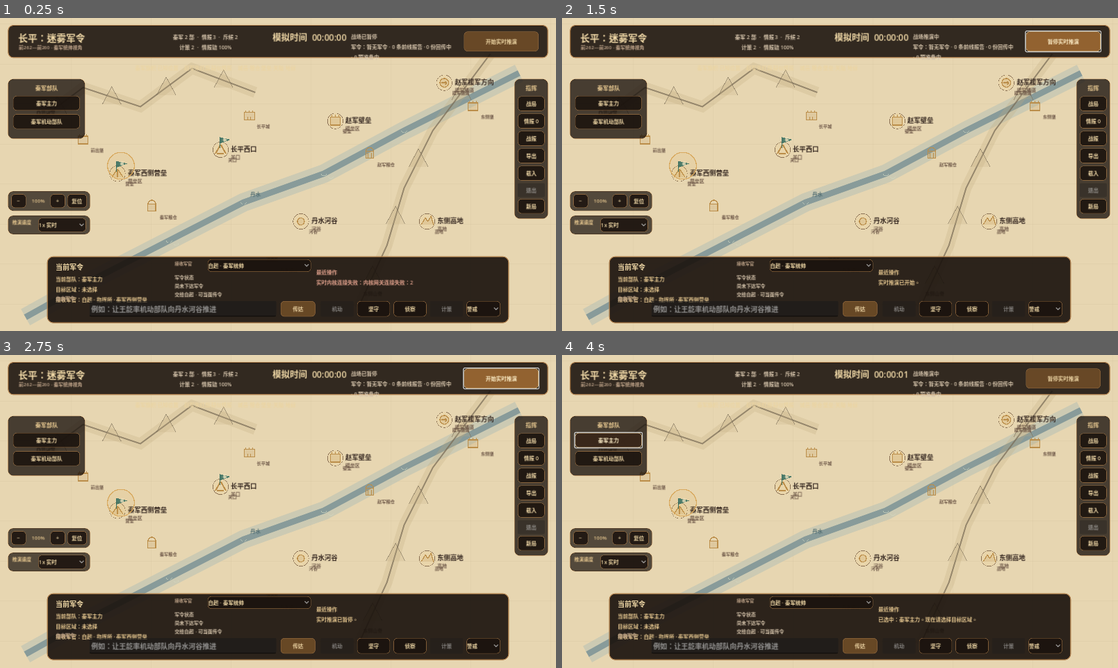
Above: before the commit, frames 1-4 (two rows, left to right).
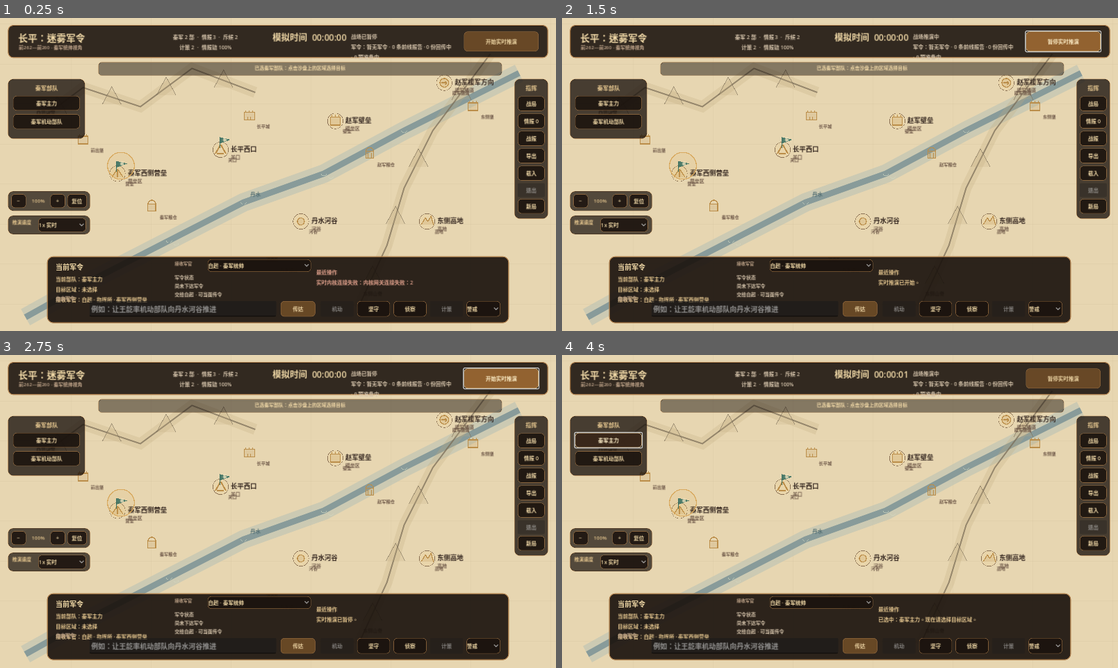
Above: after the commit, the same moments.

Repository: x21007997-boop/my-ai-Battlefield
Game: Godot game, scene res://scenes/Main.tscn
Same seed, same stepped clock (60 frames per second), same inputs: the game is played once before the commit and once after it.
Inputs:
- Up to frame 1 (0.25 s): no input
- Up to frame 2 (1.5 s): click "传达" at 0.5 s; click "开始实时推演" at 1.25 s
- Up to frame 3 (2.75 s): click "暂停实时推演" at 2 s
- Up to frame 4 (4 s): click "开始实时推演" at 2.75 s; click "秦军主力" at 3.5 s

The runs differ from the first frame. In frame 1, 3.2% of the frame differs, in the area x 17-91%, y 14-19%; in frame 2, 3.2%; in frame 3, 3.2%; in frame 4, 3.2%.

Commit message:
feat: improve battlefield command guidance and layout checks

Diff:
--- a/godot/scripts/main.gd
+++ b/godot/scripts/main.gd
@@ -81,6 +81,7 @@
 var battle_label: RichTextLabel
 var speed_option: OptionButton
 var new_battle_button: Button
+var guide_label: Label
 
 const TASK_COMMANDS := [
 	{"type": "guard", "label": "警戒"},
@@ -425,8 +426,15 @@
 	run_button.pressed.connect(_toggle_running)
 	top_bar.add_child(run_button)
 
-	var visual_hint := _add_label(hud, "秦军旗帜·已知位置    赵军朱红旗·疑似情报    城邑·粮仓·堡垒·关隘·地标", Rect2(116, 104, 760, 22), 12, Color(0.92, 0.83, 0.63, 0.88))
-	visual_hint.horizontal_alignment = HORIZONTAL_ALIGNMENT_CENTER
+	var guide_panel := Panel.new()
+	guide_panel.position = Vector2(226, 101)
+	guide_panel.size = Vector2(930, 32)
+	guide_panel.mouse_filter = Control.MOUSE_FILTER_IGNORE
+	guide_panel.add_theme_stylebox_override("panel", _panel_style(Color(0.10, 0.07, 0.05, 0.48), Color(0.66, 0.47, 0.27, 0.58), 8, 1))
+	hud.add_child(guide_panel)
+	guide_label = _add_label(guide_panel, "", Rect2(12, 5, 906, 22), 11, Color("#f0d8a6"))
+	guide_label.horizontal_alignment = HORIZONTAL_ALIGNMENT_CENTER
+	guide_label.mouse_filter = Control.MOUSE_FILTER_IGNORE
 
 	var unit_rail := Panel.new()
 	unit_rail.position = Vector2(18, 140)
@@ -1818,6 +1826,8 @@
 	if clock_label == null:
 		return
 	clock_label.text = "模拟时间  %02d:%02d:%02d" % [int(sim_time / 3600), int(sim_time / 60) % 60, sim_time % 60]
+	if guide_label != null:
+		guide_label.text = _guide_text()
 	var mode := "战场推演中" if running else "战场已暂停"
 	if engine_connected and not replay_mode:
 		mode = "战场推演中" if running else "战场已暂停"
@@ -1900,6 +1910,24 @@
 	sand_table.set_selection(selected_unit_id, selected_target_area_id)
 	sand_table.set_commander_layers(friendly_units, reported_signals, order, pending_observations, sim_time)
 
+func _guide_text() -> String:
+	if replay_mode:
+		return "回放模式：拖动时间轴查看军令、行军与前线回报的先后关系"
+	if outcome.size() > 0:
+		return "战役已结束：打开“战局”查看复盘，或点击右侧“新局”重新开始"
+	var order_status := str(order.get("status", "")) if not order.is_empty() else ""
+	if order_status in ["transmitting", "executing"]:
+		return "军令已下达：继续推进时间，观察传令、行军和副将回报"
+	if _pending_observation_count() > 0 or _preparing_strategy_count() > 0:
+		return "前线正在回传：继续推进时间，等待可能失真的情报抵达"
+	if selected_target_area_id != "":
+		return "目标已选：点击下方“传达”下达军令，部队会按地形和传令时间推进"
+	if selected_unit_id != "":
+		return "已选秦军部队：点击沙盘上的区域选择目标"
+	if not engine_connected:
+		return "实时内核未接入：请先启动正式战场内核，再下达军令"
+	return "第一步：从左侧选择一支秦军部队"
+
 func _pending_observation_count() -> int:
 	if engine_connected:
 		return pending_observations.size()
--- a/godot/tests/commander_hud_smoke.gd
+++ b/godot/tests/commander_hud_smoke.gd
@@ -12,7 +12,11 @@
 	assert(main.speed_option != null)
 	assert(main.new_battle_button != null)
 	assert(main.new_battle_button.text == "新局")
+	assert(main.guide_label != null)
+	assert(main.guide_label.text.contains("点击沙盘"))
 	assert(main.intelligence_button.text == "情报 0")
+	main._on_area_selected("dan-river-valley")
+	assert(main.guide_label.text.contains("传达"))
 	main._on_speed_selected(2)
 	assert(main.simulation_speed == 5)
 
Not shown, changed: docs/battlefield-roadmap.md
Not shown, changed: package.json
Not shown, added: tests/godot-layout.test.mjs
